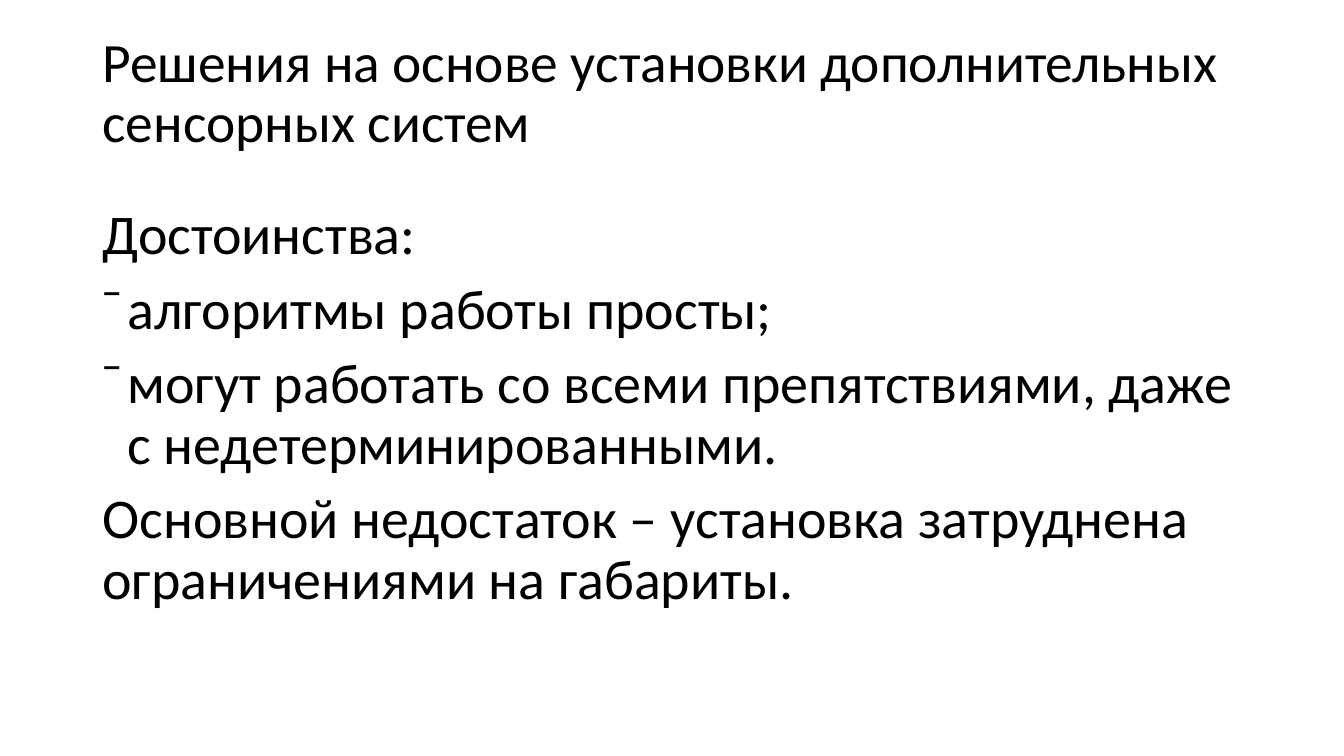
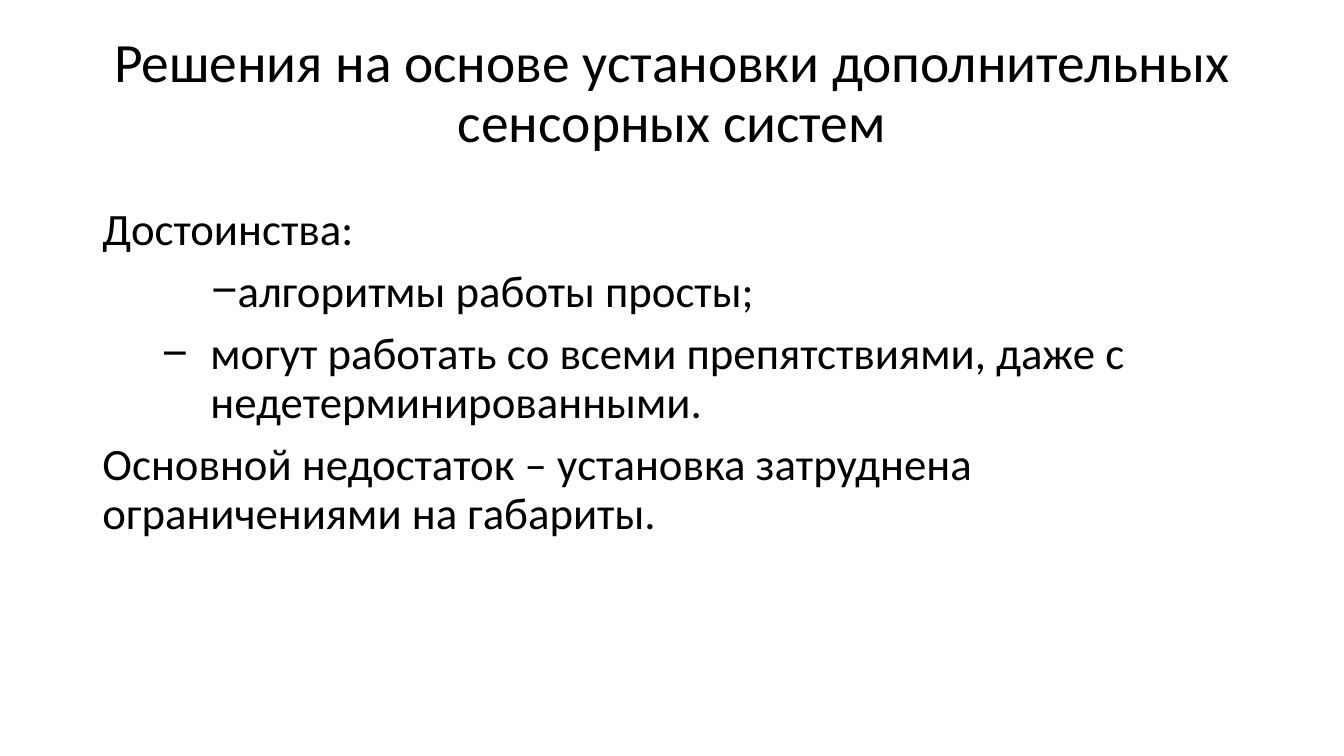
Before and after one commit to NikitaKhalyavin/NIR, a slide deck: slide 6 of семинар2Халявин.pptx. Drawn at 1344x756 pixels with LibreOffice and Linux fonts; fonts in the diff are those of the drawing. Boxes give left, top, right and bottom in pixels: in the first picture for what was removed or moved away, otherwise in the second. Text is boxed around its words. In the diff, an @@ line names an element or a change of style, - is before the commit and + after.

```diff
--- a/семинар2Халявин.pptx
+++ b/семинар2Халявин.pptx
@@ title "Решения на основе установки дополнительных ..." at [114, 46, 1229, 151]: alignment left to centre @@
@@ text "Достоинства:" at [102, 216, 1124, 537]: size 40 to 32 pt; bullet ⁻ to − @@
```
Also in this commit, not shown: 14 other slides changed, 3 other files.
